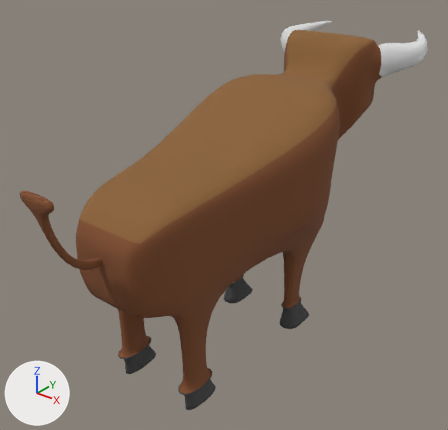
An edit to the Blender file Assets/Graphics/Models/The_Charger.blend, drawn before and after from the same camera.
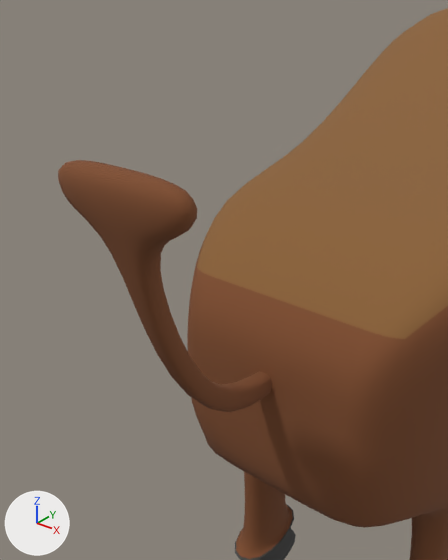
Each version appears first whole from a 50 mm camera at (3.42, -4.78, 2.51) aimed at (-0.15, -0.31, -0.26), and next in a close-up from a 50 mm camera at (0.84, -3.31, 1.1) aimed at (0.17, -2.47, 0.58). Lighting does not change. The marker at lower left points along +X, +Y and +Z. The first two pictures are the older version.

The scene before the commit, as lines of its bpy script (objects in view):
```python
me_cube = bpy.data.meshes.new('Cube')
me_cube.from_pydata(...)  # 433 vertices, 412 faces; spans x -1.14..1.14, y -1.63..1.37, z -2.44..2.61
me_cube.polygons.foreach_set('use_smooth', [True] * 412)
# faces by material slot: [236, 38, 66, 36, 36]
me_cube.materials.append(mat_material)  # brown #7e4b2a
me_cube.materials.append(mat_material_002)  # white #e7e7e7
me_cube.materials.append(mat_material_003)  # dark grey #4a4a4a
me_cube.materials.append(mat_material_004)  # brown #8b6237
me_cube.materials.append(mat_material_005)  # white #e7e7e7
ob_charger = bpy.data.objects.new('Charger', me_cube)
ob_charger.location = (0.0, 0.0, 0.0)
ob_charger.rotation_euler = (1.571, 0.0, 0.0)  # degrees (90, 0, 0)
_m = ob_charger.modifiers.new('Subdivision', 'SUBSURF')
```
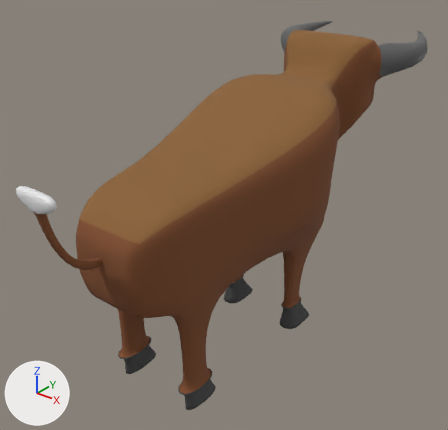
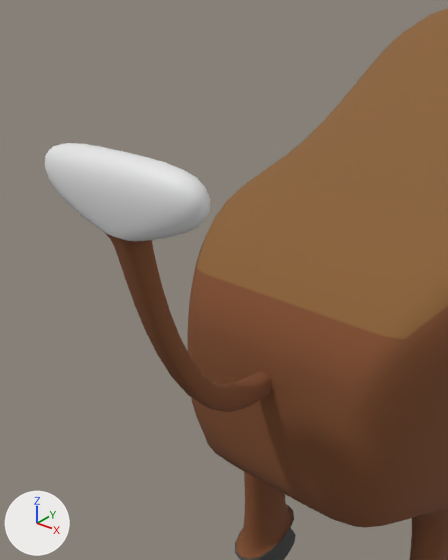
What differs and where, as boxes [x1, y1, x2, y2] in the close-ups (448 x 560 px):
'Charger', reshaped
    before: [58, 8, 448, 560]
    after: [45, 8, 448, 560]
part 1 of me_cube, built on
    before: [58, 160, 197, 266]
    after: [45, 143, 211, 266]

What changed in the scene script:
```text
Add mat_material_006:
    mat_material_006 = principled_material('Material.006')
    mat_material_006.base_color = (0.119, 0.119, 0.119)  # dark grey #616161
Add mat_material_007:
    mat_material_007 = principled_material('Material.007')
    mat_material_007.base_color = (0.8, 0.8, 0.8)  # white #e7e7e7
Change me_cube:
    used by ob_charger; location = (0.0, 0.0, 0.0); rotation_euler = (1.571, 0.0, 0.0), in degrees (90, 0, 0)
    remove me_cube.from_pydata(...)  # 433 vertices, 412 faces; spans x -1.14..1.14, y -1.63..1.37, z -2.44..2.61
    add me_cube.from_pydata(...)  # 439 vertices, 418 faces; spans x -1.14..1.14, y -1.63..1.37, z -2.44..2.62
    me_cube part 1
    4 vertices are removed from x -0.19..0.19, y 0.79..0.8, z 2.53..2.61
    8 faces are deleted
    8 vertices move from x -0.19..0.19, y 0.69..0.8, z 2.51..2.61 to x -0.04..0.04, y 0.66..0.72, z 2.51..2.6
    10 vertices are added at x -0.23..0.23, y 0.71..0.83, z 2.51..2.62
    14 new faces join them, mat_material_007 (white #e7e7e7)
    add me_cube.materials.append(mat_material_006)  # dark grey #616161
    add me_cube.materials.append(mat_material_007)  # white #e7e7e7
```
